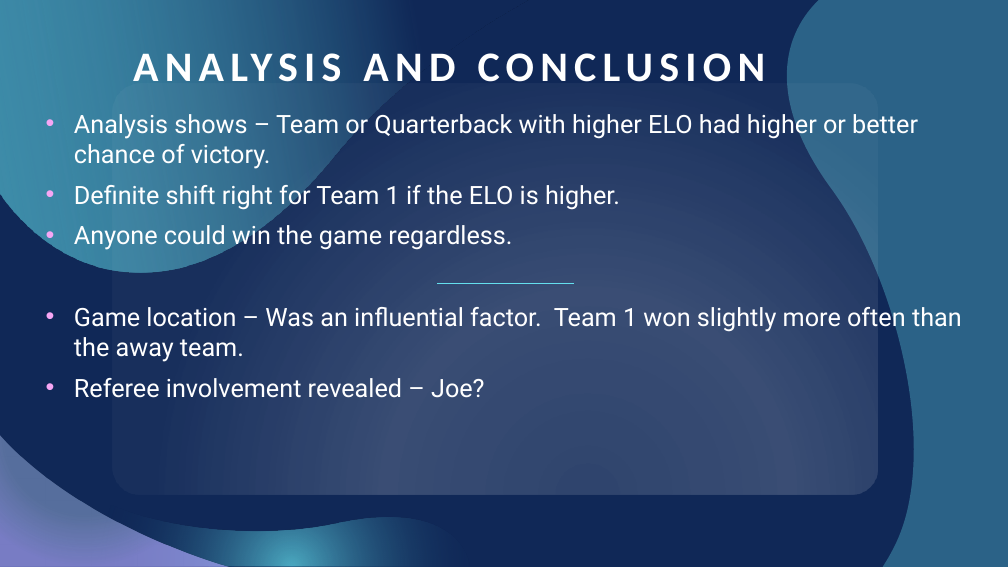
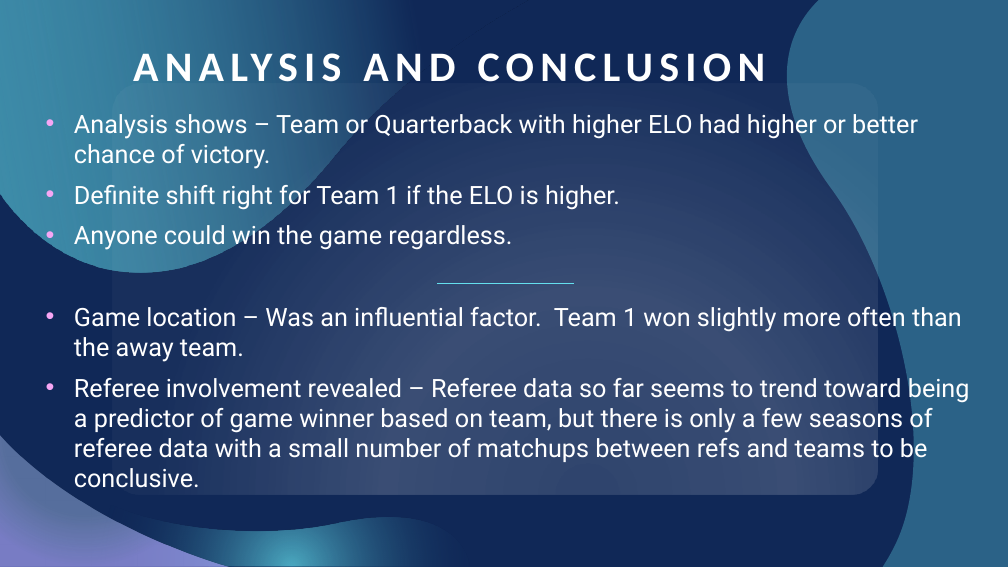
Before and after one commit to itsakcode/healthcare_project, a slide deck: slide 22 of Project_2_Presentation.pptx. Drawn at 1008x567 pixels with LibreOffice and Linux fonts; fonts in the diff are those of the drawing. Boxes give left, top, right and bottom in pixels: in the first picture for what was removed or moved away, otherwise in the second. Text is boxed around its words. In the diff, an @@ line names an element or a change of style, - is before the commit and + after.

Commit message:
Referee Analysis

```diff
--- a/Project_2_Presentation.pptx
+++ b/Project_2_Presentation.pptx
@@ text at [74, 378, 970, 488]: text changed @@
-• Referee involvement revealed – Joe?
+• Referee involvement revealed – Referee data so far seems to trend toward being a predictor of game winner based on team, but there is only a few seasons of referee data with a small number of matchups between refs and teams to be conclusive.
```
Also in this commit, not shown: 3 other slides changed, 3 slides added, 5 slides removed, 1 other file.
